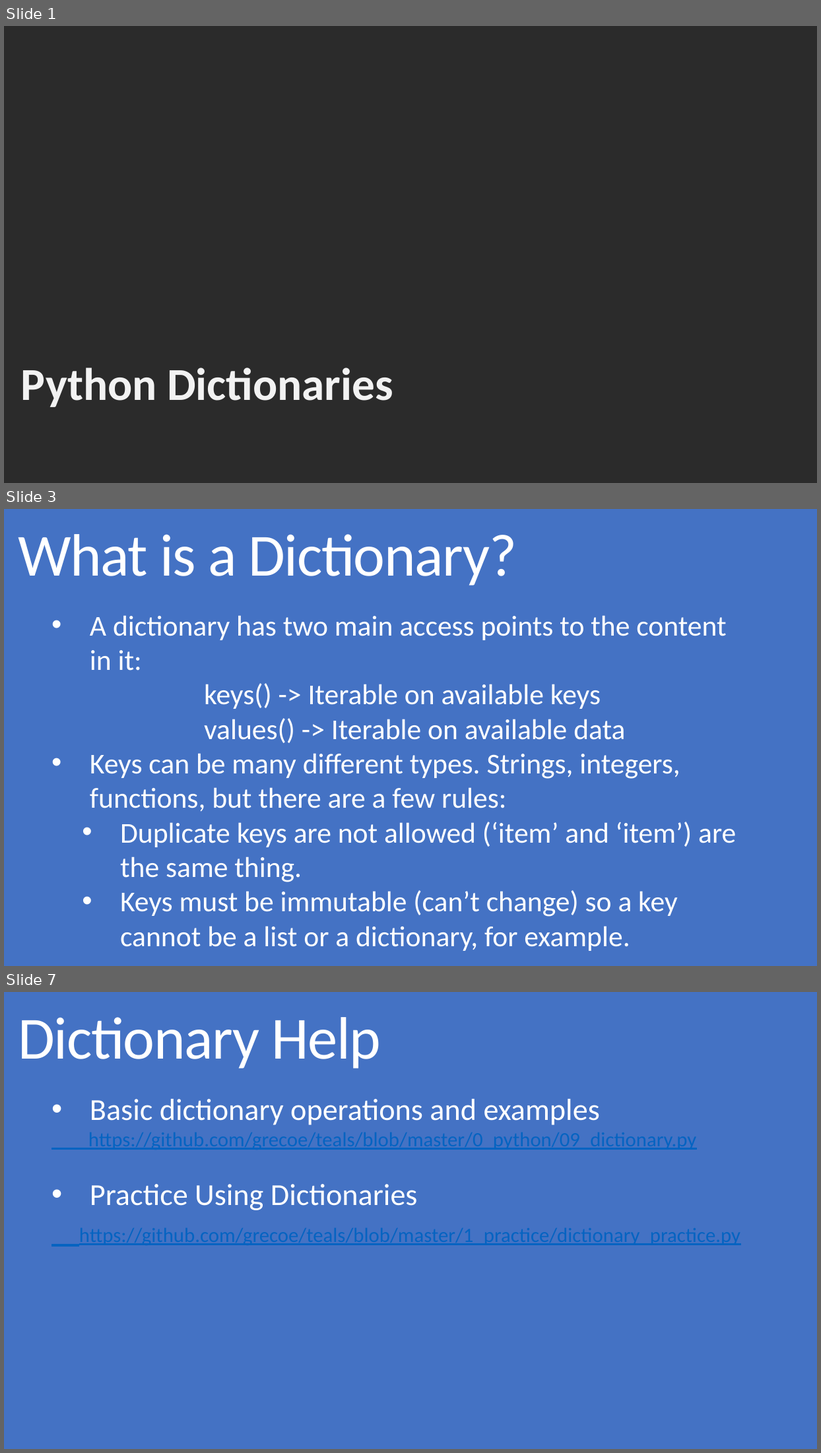
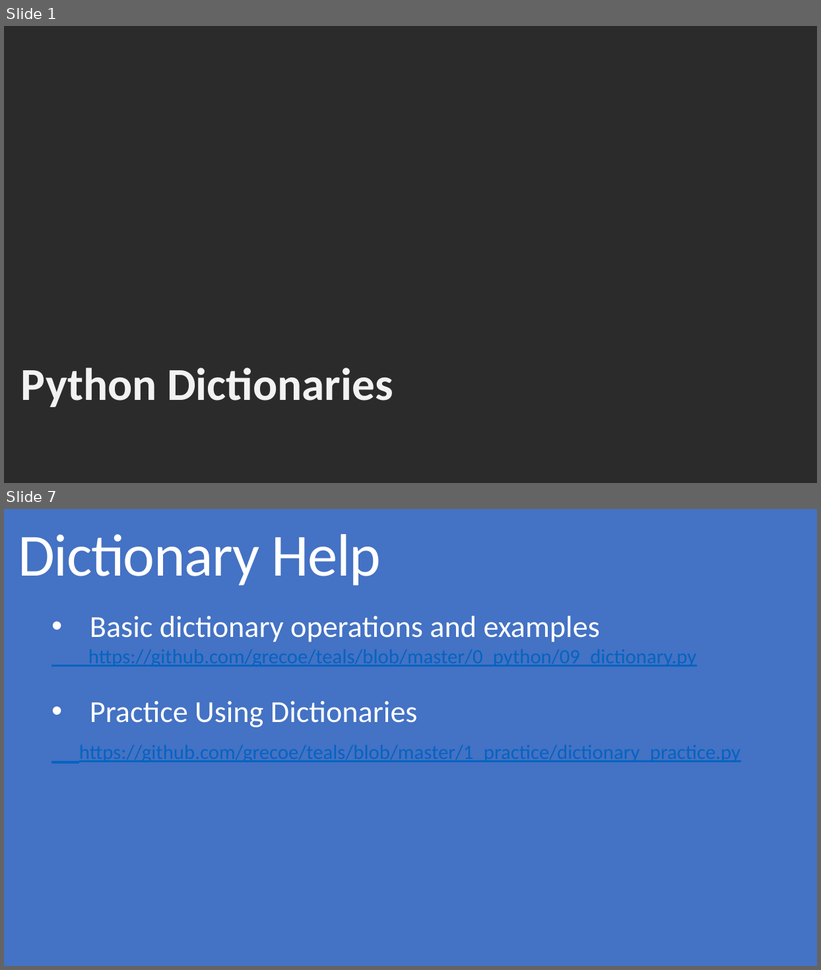
Before and after one commit to grecoe/teals, a slide deck: 5_presentations/Dictionaries.pptx. Shown one above the other, each under a label of ours: slides 1, 3 and 7 before the commit, slides 1 and 7 after it; the slides between them are not shown. The pictures are 821x1453 and 821x970 pixels, drawn with LibreOffice and Linux fonts; fonts in the diff are those of the drawing; background and template pictures are left out; a plain dark background stands for a picture behind light text. Boxes give left, top, right and bottom in pixels: in the first picture for what was removed or moved away, otherwise in the second. Text is boxed around its words. In the diff, an @@ line names an element or a change of style, - is before the commit and + after.

Commit message:
Dictionary

```diff
--- a/5_presentations/Dictionaries.pptx
+++ b/5_presentations/Dictionaries.pptx
@@ slide 3 removed at [4, 509, 817, 966], background #4472C4 @@
@@ title removed at [18, 534, 517, 586] @@
-What is a Dictionary?
@@ text removed at [90, 615, 736, 951] @@
-• A dictionary has two main access points to the content in it:
-  keys() -> Iterable on available keys
-  values() -> Iterable on available data
-• Keys can be many different types. Strings, integers, functions, but there are a few rules:
-  • Duplicate keys are not allowed (‘item’ and ‘item’) are the same thing.
-  • Keys must be immutable (can’t change) so a key cannot be a list or a dictionary, for example.
```
Also in this commit, not shown: 2 slides changed, 3 slides added, 2 other slides removed, 2 other files.
